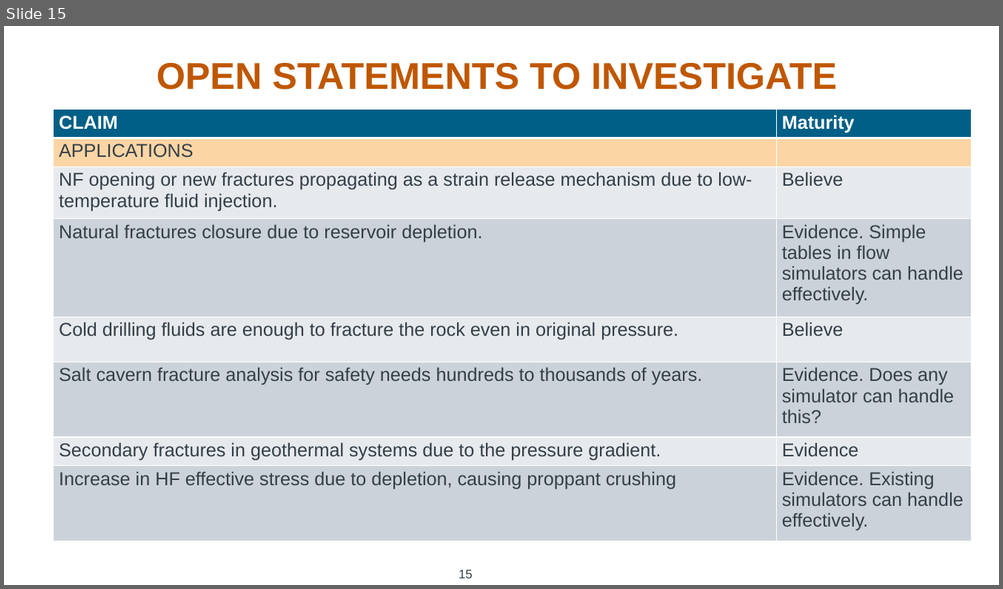
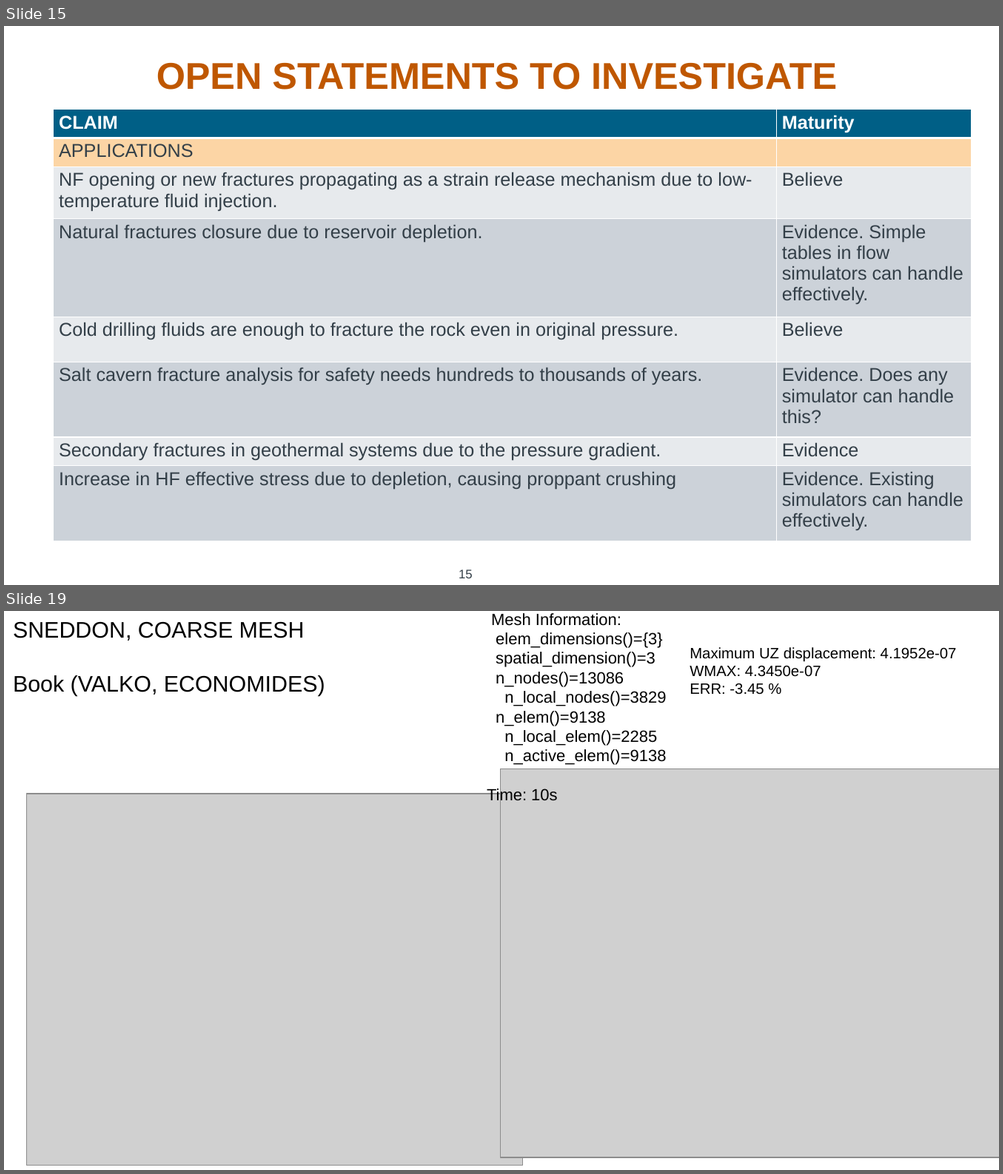
Before and after one commit to rebpoli/Doutorado, a slide deck: Research/Meeting/2024-05-03 - Lee Chin Visit/2024-05-07-Dynamic fracture - discussion with Lee Chin.pptx. Shown one above the other, each under a label of ours: slide 15 before the commit, slides 15 and 19 after it; the slides between them are not shown. The pictures are 1003x589 and 1003x1174 pixels, drawn with LibreOffice and Linux fonts; fonts in the diff are those of the drawing; grey boxes stand for pictures; background and template pictures are left out. Boxes give left, top, right and bottom in pixels: in the first picture for what was removed or moved away, otherwise in the second. Text is boxed around its words. In the diff, an @@ line names an element or a change of style, - is before the commit and + after.

```diff
--- a/Research/Meeting/2024-05-03 - Lee Chin Visit/2024-05-07-Dynamic fracture - discussion with Lee Chin.pptx
+++ b/Research/Meeting/2024-05-03 - Lee Chin Visit/2024-05-07-Dynamic fracture - discussion with Lee Chin.pptx
@@ slide 19 added at [4,611,999,1170], background #FFFFFF @@
@@ text added at [13,621,325,696], 21.8 pt, text #000000 @@
+SNEDDON, COARSE MESH
+Book (VALKO, ECONOMIDES)
@@ text added at [486,613,666,805], 15.7 pt, text #000000 @@
+Mesh Information:
+elem_dimensions()={3}
+spatial_dimension()=3
+n_nodes()=13086
+n_local_nodes()=3829
+n_elem()=9138
+n_local_elem()=2285
+n_active_elem()=9138
+Time: 10s
@@ text added at [689,647,956,695], 14.5 pt, text #000000 @@
+Maximum UZ displacement: 4.1952e-07
+WMAX: 4.3450e-07
+ERR: -3.45 %
@@ picture added at [500,769,999,1159] @@
@@ picture added at [26,794,523,1166] @@
```
Also in this commit, not shown: 10 other slides added.
